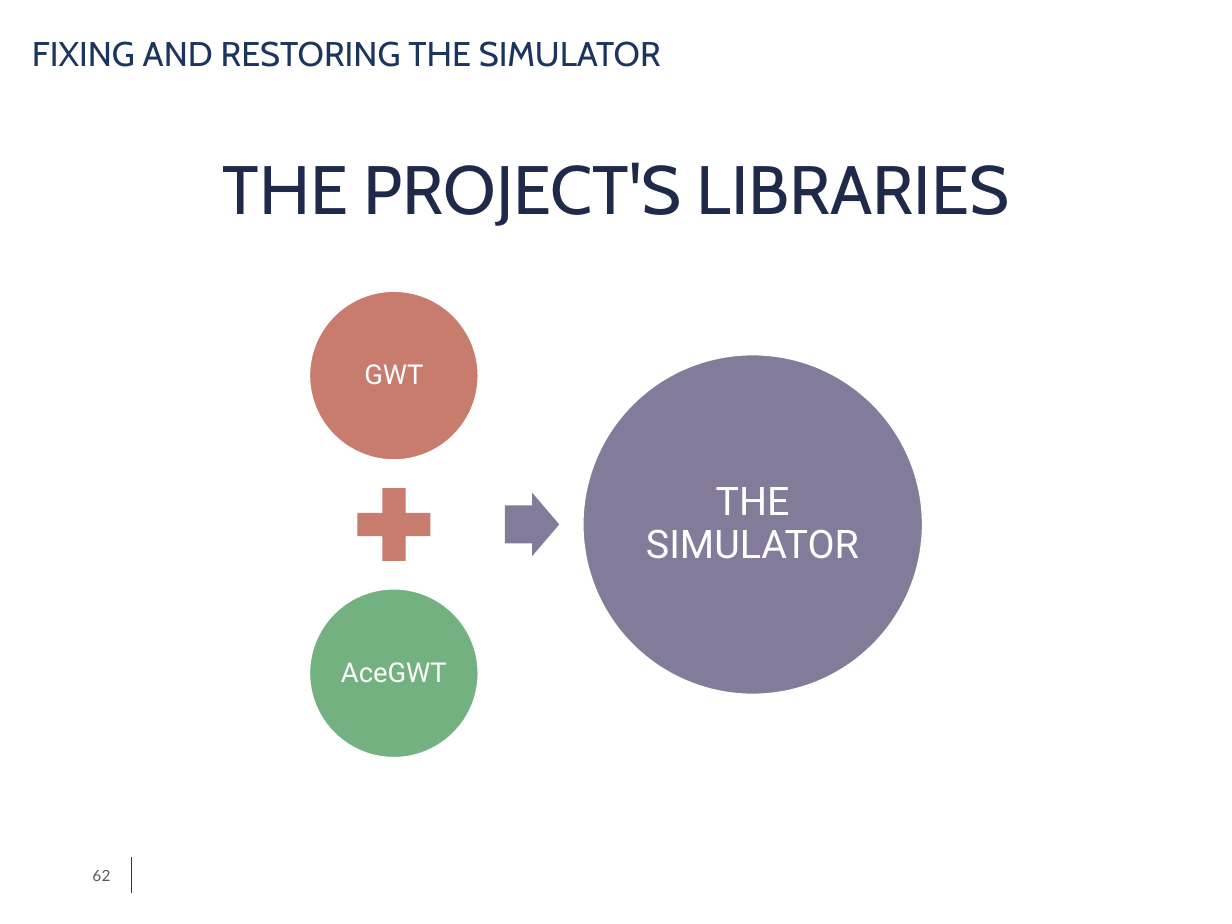
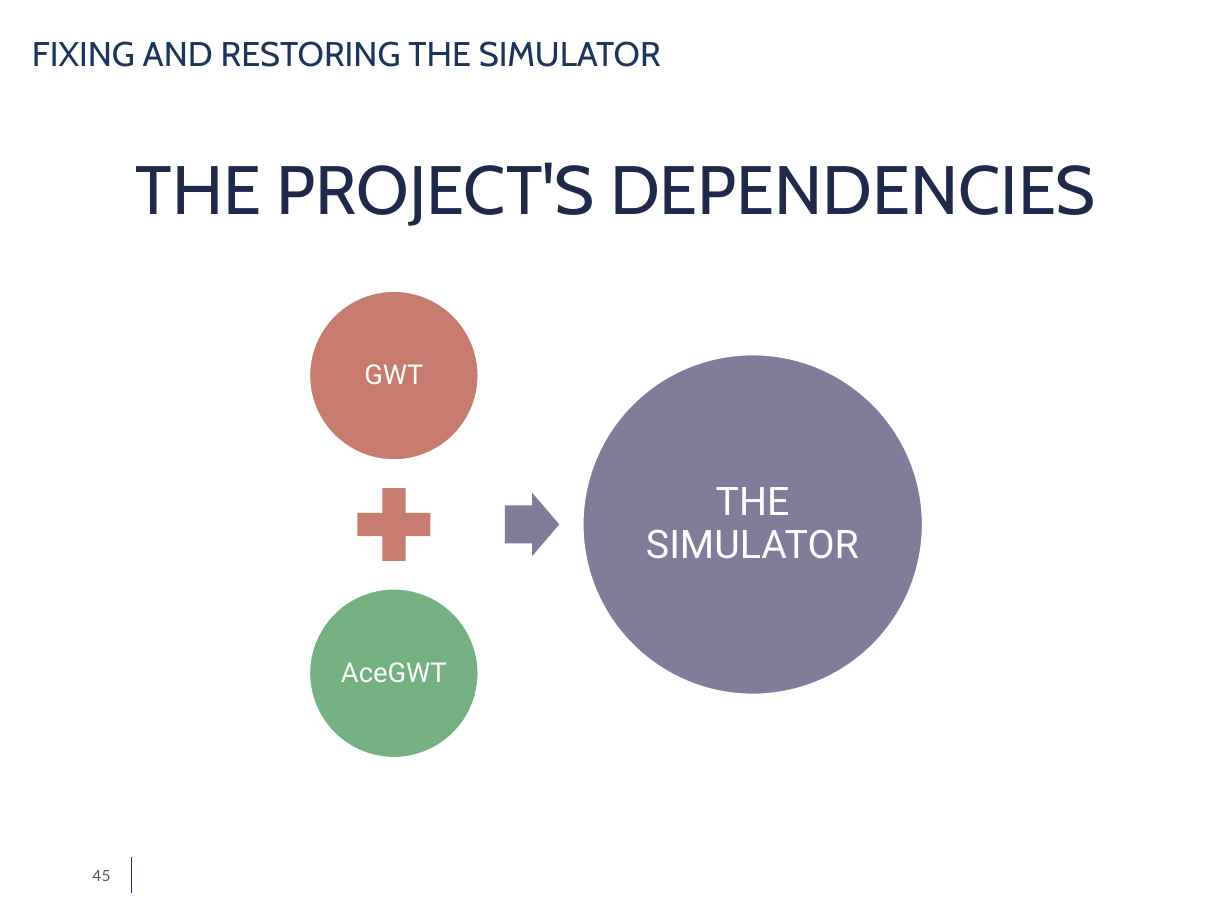
Before and after one commit to simdeistud/bachelors-thesis, a slide deck: slide 45 of SlidesDeiana4_3 -ABRIDGED.pptx (slide 62 before the commit). Drawn at 1232x924 pixels with LibreOffice and Linux fonts; fonts in the diff are those of the drawing; background and template pictures are left out. Boxes give left, top, right and bottom in pixels: in the first picture for what was removed or moved away, otherwise in the second. Text is boxed around its words. In the diff, an @@ line names an element or a change of style, - is before the commit and + after.

```diff
--- a/SlidesDeiana4_3 -ABRIDGED.pptx
+++ b/SlidesDeiana4_3 -ABRIDGED.pptx
@@ text at (136, 162, 1096, 226): text changed @@
-THE PROJECT'S LIBRARIES
+THE PROJECT'S DEPENDENCIES
@@ page number at (92, 870, 110, 881): text changed @@
-62
+45
```
Also in this commit, not shown: 9 other slides changed, 1 slide added, 19 slides removed, 1 other file.
